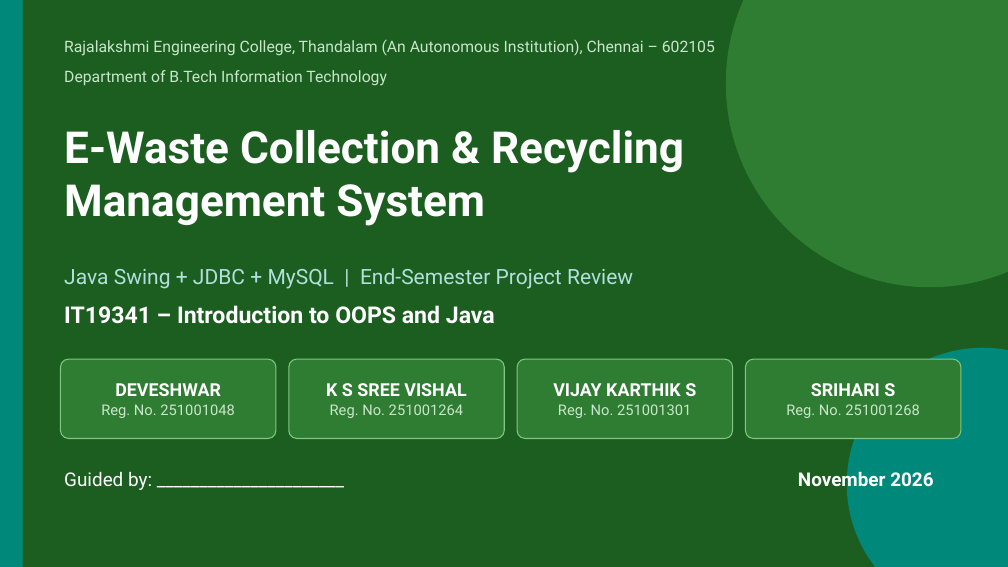
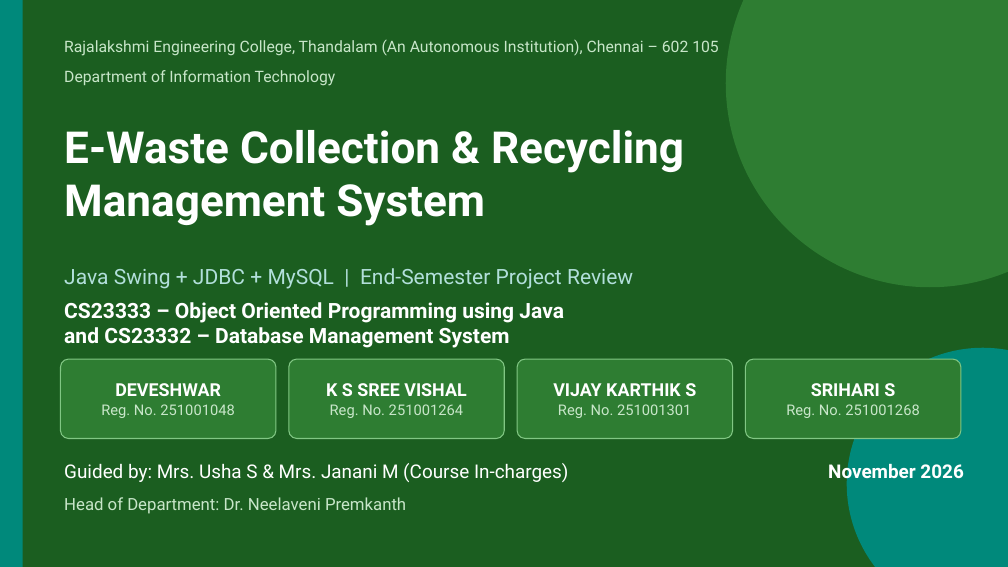
Before and after one commit to devesh1905/ewaste-collection-recycling-system, a slide deck: slide 1 of docs/EWaste_Project_Presentation.pptx. Drawn at 1008x567 pixels with LibreOffice and Linux fonts; fonts in the diff are those of the drawing. Boxes give left, top, right and bottom in pixels: in the first picture for what was removed or moved away, otherwise in the second. Text is boxed around its words. In the diff, an @@ line names an element or a change of style, - is before the commit and + after.

```diff
--- a/docs/EWaste_Project_Presentation.pptx
+++ b/docs/EWaste_Project_Presentation.pptx
@@ text at [64, 39, 719, 56]: spaces changed @@
-Rajalakshmi Engineering College, Thandalam (An Autonomous Institution), Chennai – 602105
+Rajalakshmi Engineering College, Thandalam (An Autonomous Institution), Chennai – 602 105
@@ text at [64, 70, 336, 86]: text changed @@
-Department of B.Tech Information Technology
+Department of Information Technology
@@ text at [64, 302, 564, 348]: text changed; size 22 to 20 pt @@
-IT19341 – Introduction to OOPS and Java
+CS23333 – Object Oriented Programming using Java
+and CS23332 – Database Management System
@@ text at [64, 463, 569, 482]: text changed @@
-Guided by: ______________________
+Guided by: Mrs. Usha S & Mrs. Janani M (Course In-charges)
@@ text "November 2026": place and size @@
-text "November 2026" at [798, 468, 933, 491]
+text "November 2026" at [828, 461, 963, 484]
@@ text added at [64, 497, 406, 514], 16 pt, text #C8E6C9 @@
+Head of Department: Dr. Neelaveni Premkanth
```
Also in this commit, not shown: 19 other slides changed, 7 other files.
